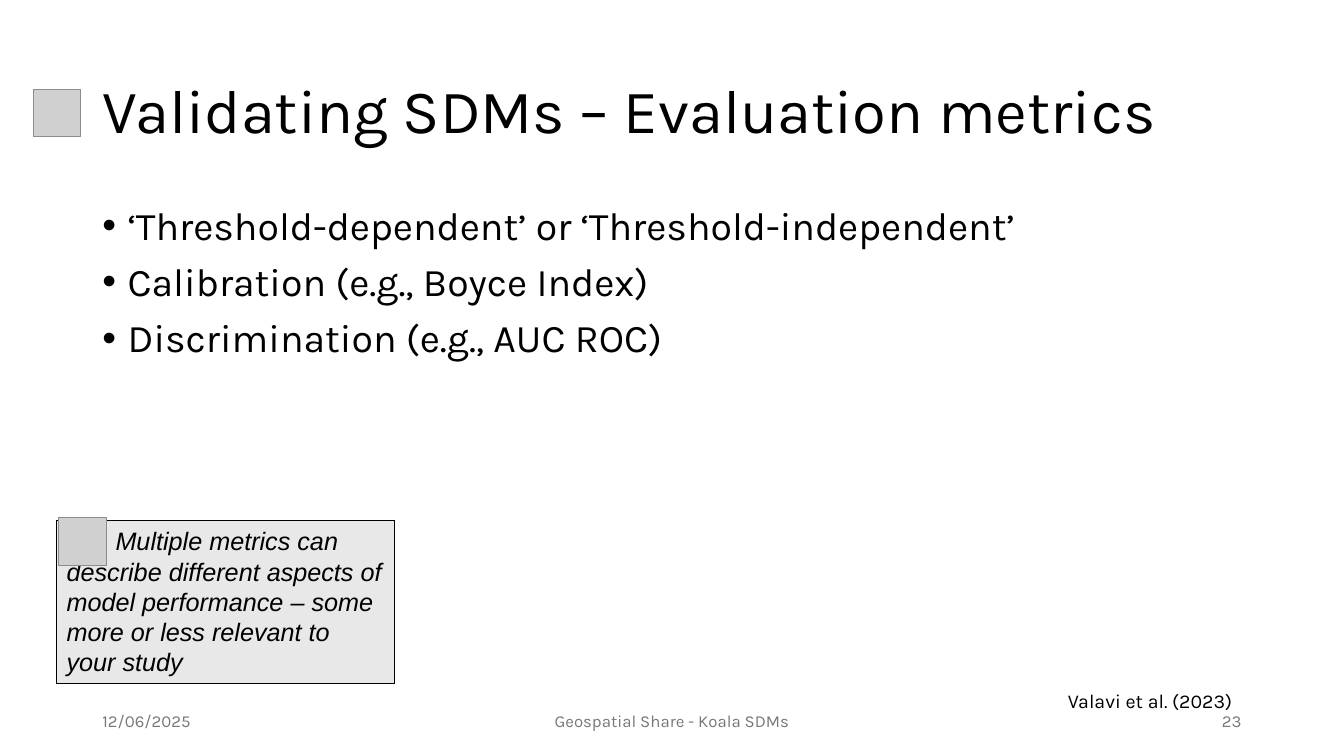
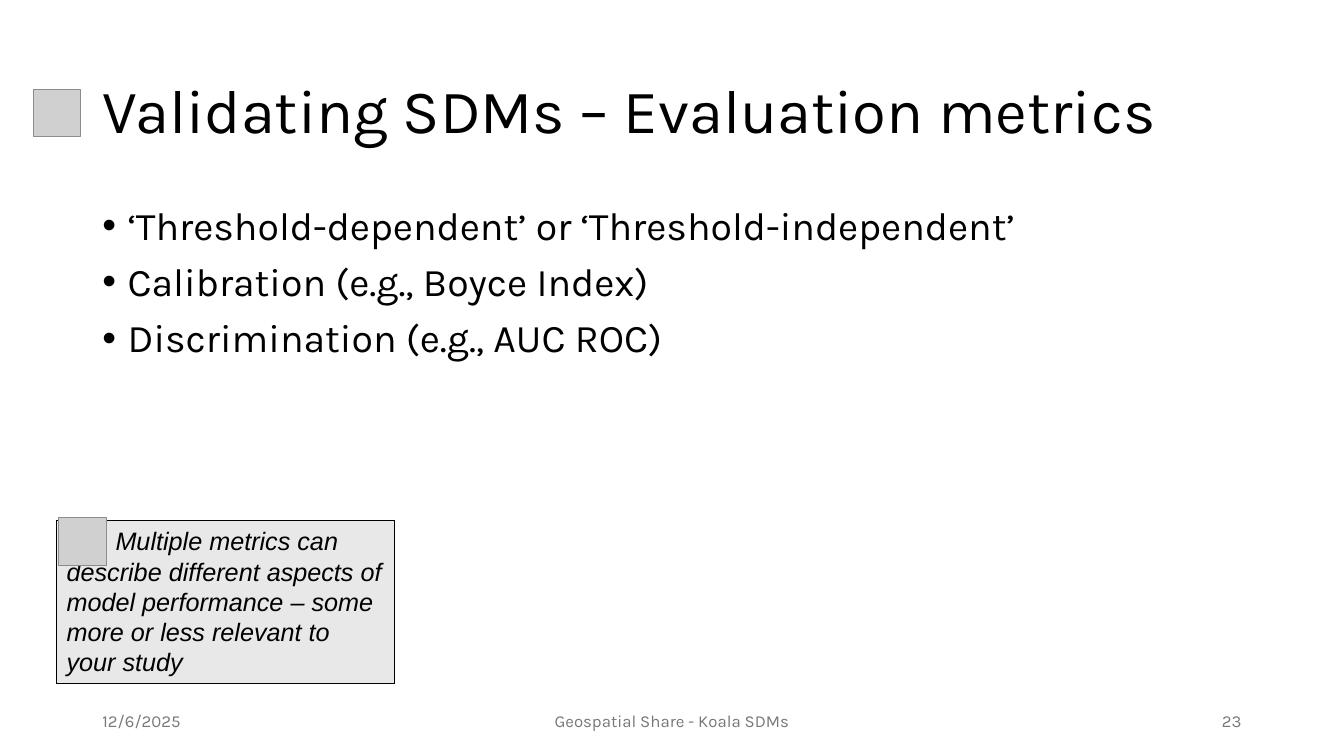
Before and after one commit to patch105/ICCB_koala_sdm, a slide deck: slide 23 of ICCB_koala_sdm_slides.pptx. Drawn at 1344x756 pixels with LibreOffice and Linux fonts; fonts in the diff are those of the drawing; grey boxes stand for pictures; background and template pictures are left out. Boxes give left, top, right and bottom in pixels: in the first picture for what was removed or moved away, otherwise in the second. Text is boxed around its words. In the diff, an @@ line names an element or a change of style, - is before the commit and + after.

```diff
--- a/ICCB_koala_sdm_slides.pptx
+++ b/ICCB_koala_sdm_slides.pptx
@@ text at [102,715,180,728]: text changed @@
-12/06/2025
+12/6/2025
@@ text removed at [1068,694,1232,710] @@
-Valavi et al. (2023)
```
Also in this commit, not shown: 26 other slides changed, 2 other files.
